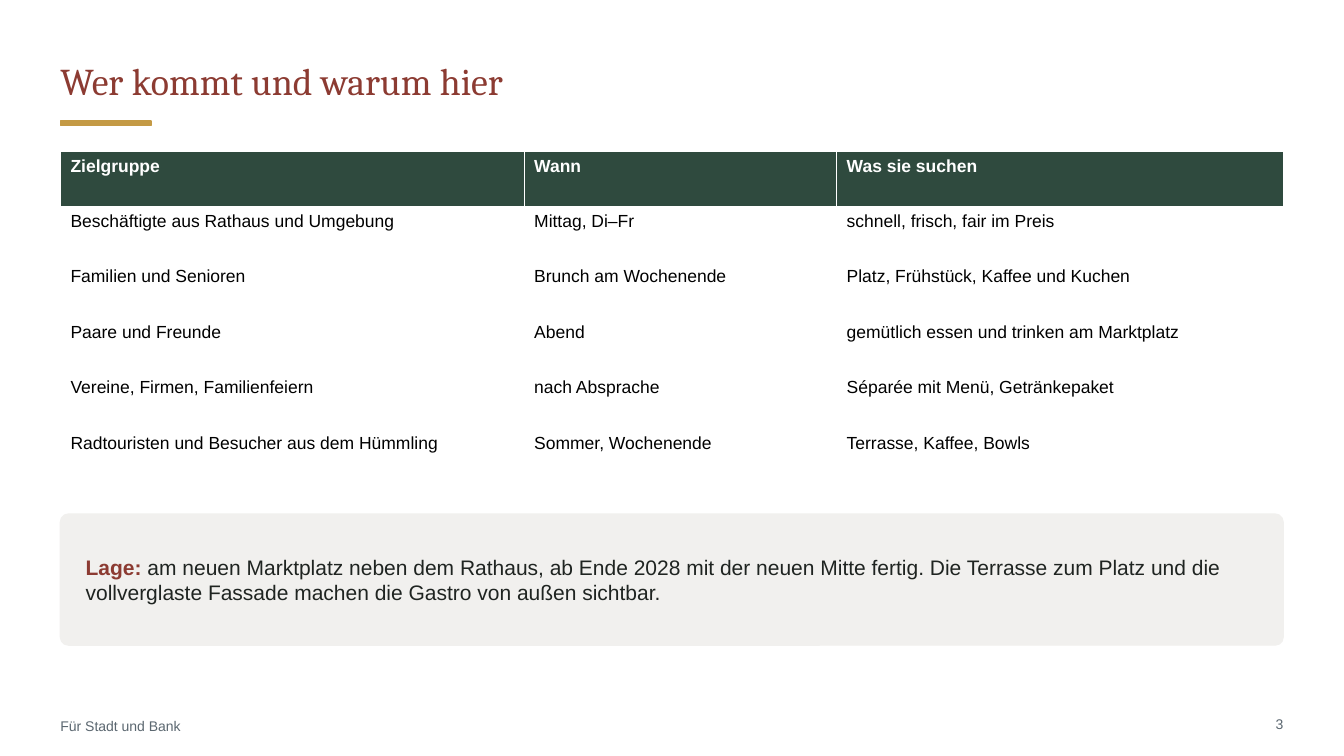
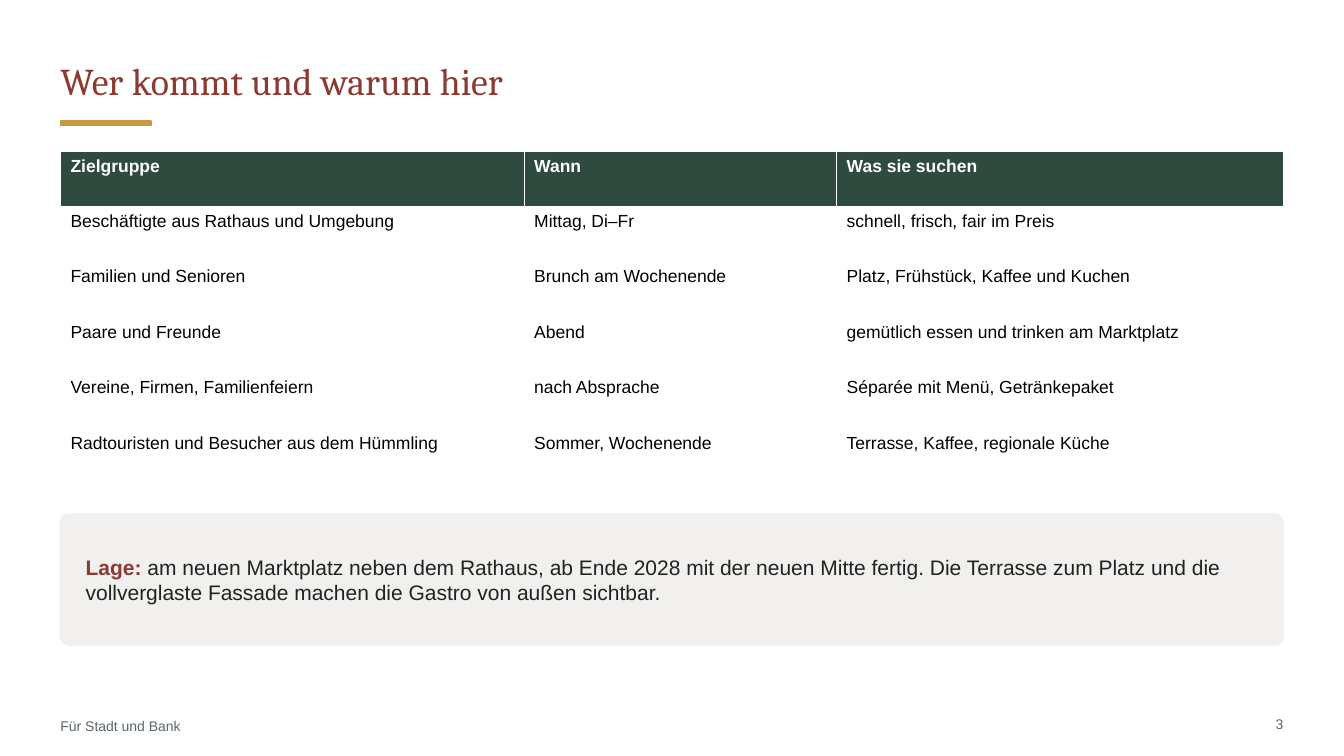
Before and after one commit to CartoonUsername/bau-projekt, a slide deck: slide 3 of praesentation/Neue-Mitte-Werlte_Baufeld3_Gastro-Konzept.pptx. Drawn at 1344x756 pixels with LibreOffice and Linux fonts; fonts in the diff are those of the drawing. Boxes give left, top, right and bottom in pixels: in the first picture for what was removed or moved away, otherwise in the second. Text is boxed around its words. In the diff, an @@ line names an element or a change of style, - is before the commit and + after.

```diff
--- a/praesentation/Neue-Mitte-Werlte_Baufeld3_Gastro-Konzept.pptx
+++ b/praesentation/Neue-Mitte-Werlte_Baufeld3_Gastro-Konzept.pptx
@@ table at (x1=60, y1=151, x2=1284, y2=457) @@
-row 6, column 3: Terrasse, Kaffee, Bowls
+row 6, column 3: Terrasse, Kaffee, regionale Küche
```
Also in this commit, not shown: 12 other slides changed, 9 other files.
